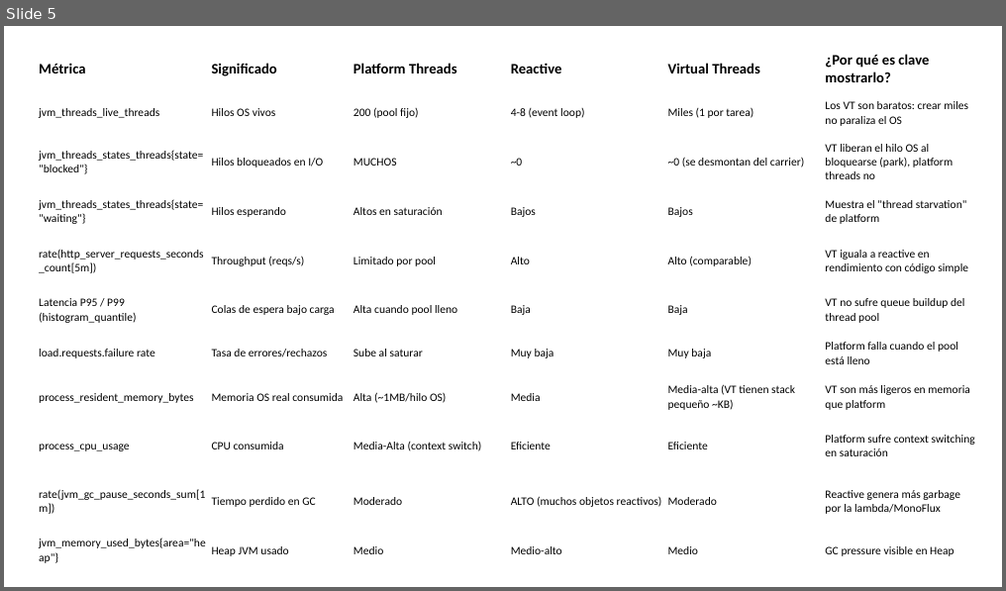
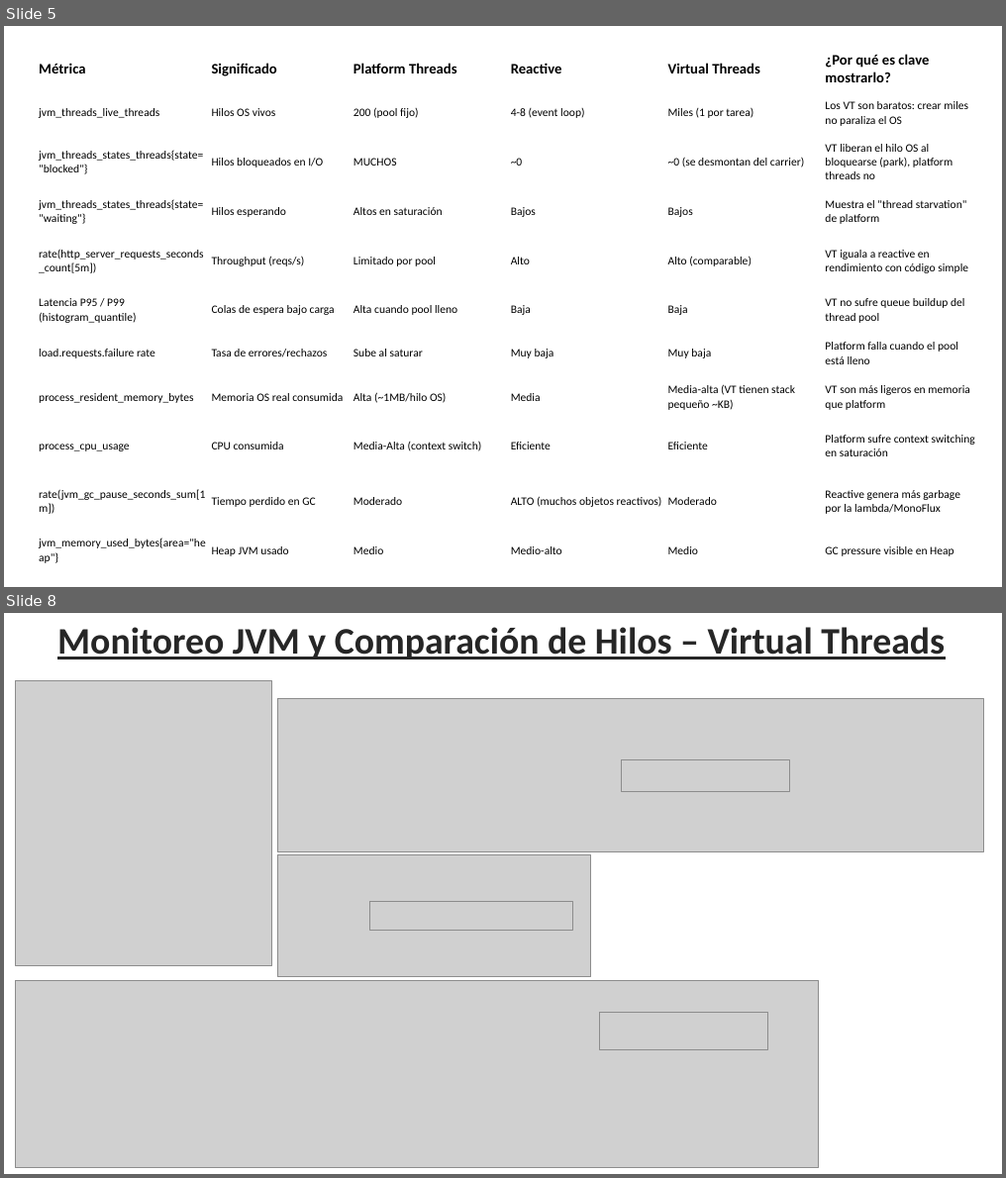
Before and after one commit to bjabinn/javaDarkThreads, a slide deck: Presentation1.pptx. Shown one above the other, each under a label of ours: slide 5 before the commit, slides 5 and 8 after it; the slides between them are not shown. The pictures are 1006x591 and 1006x1178 pixels, drawn with LibreOffice and Linux fonts; fonts in the diff are those of the drawing; grey boxes stand for pictures. Boxes give left, top, right and bottom in pixels: in the first picture for what was removed or moved away, otherwise in the second. Text is boxed around its words. In the diff, an @@ line names an element or a change of style, - is before the commit and + after.

```diff
--- a/Presentation1.pptx
+++ b/Presentation1.pptx
@@ slide 8 added at bbox=[4, 613, 1002, 1174], background #FFFFFF @@
@@ text added at bbox=[57, 627, 944, 660], 36 pt, text #262626, bold, underline @@
+Monitoreo JVM y Comparación de Hilos – Virtual Threads
@@ picture added at bbox=[15, 680, 272, 965] @@
@@ picture added at bbox=[277, 699, 983, 853] @@
@@ picture added at bbox=[621, 760, 789, 791] @@
@@ picture added at bbox=[277, 855, 591, 977] @@
@@ picture added at bbox=[370, 902, 573, 931] @@
@@ picture added at bbox=[15, 980, 819, 1167] @@
@@ picture added at bbox=[600, 1012, 768, 1050] @@
```
Also in this commit, not shown: 3 slides changed, 4 other slides added, 5 slides removed, 3 other files.
